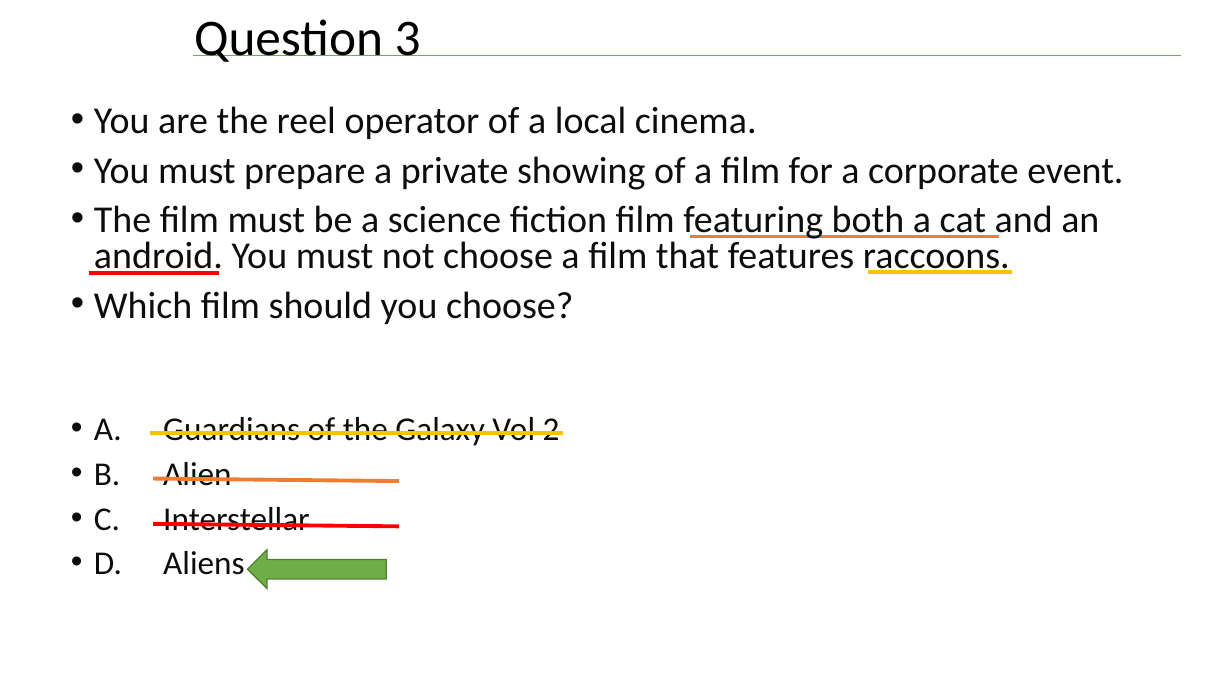
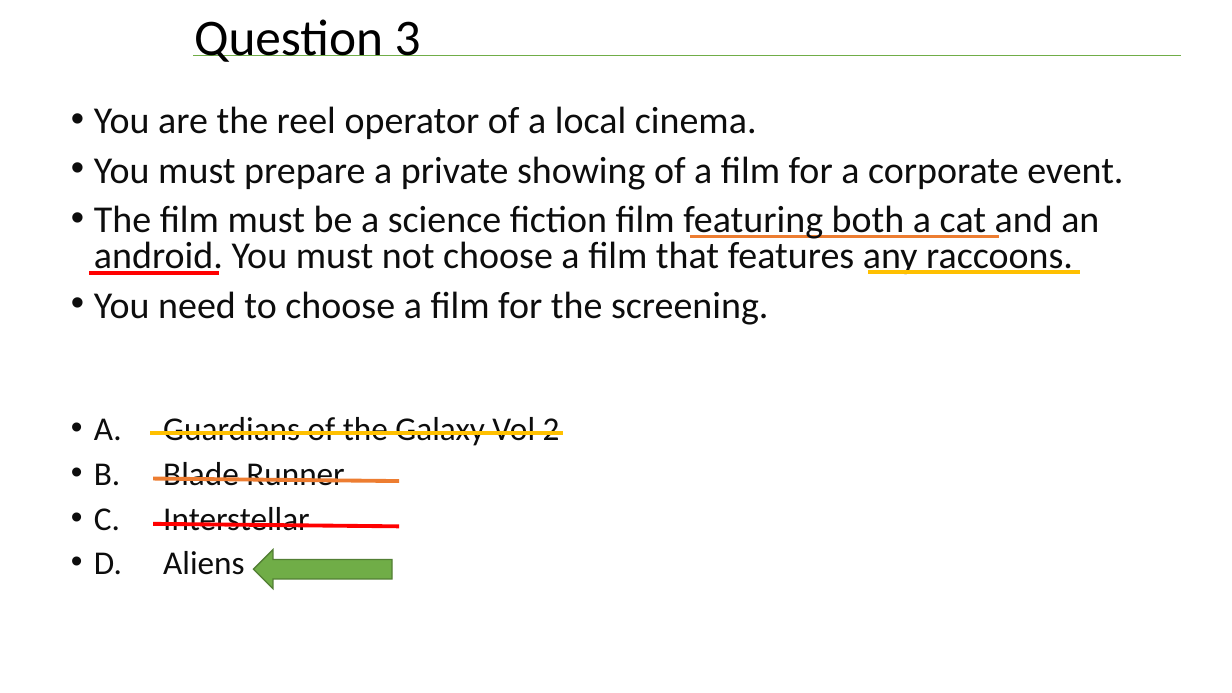
Before and after one commit to williamadba/Public-Presentations, a slide deck: slide 41 of SQLSat Bham 2019/Think Like a Certification Exam.pptx. Drawn at 1232x693 pixels with LibreOffice and Linux fonts; fonts in the diff are those of the drawing. Boxes give left, top, right and bottom in pixels: in the first picture for what was removed or moved away, otherwise in the second. Text is boxed around its words. In the diff, an @@ line names an element or a change of style, - is before the commit and + after.

```diff
--- a/SQLSat Bham 2019/Think Like a Certification Exam.pptx
+++ b/SQLSat Bham 2019/Think Like a Certification Exam.pptx
@@ text at bbox=[94, 205, 1099, 325]: text changed @@
-• The film must be a science fiction film featuring both a cat and an android. You must not choose a film that features raccoons.
-• Which film should you choose?
+• The film must be a science fiction film featuring both a cat and an android. You must not choose a film that features any raccoons.
+• You need to choose a film for the screening.
@@ line moved from (1013, 272) - (869, 272) to (1080, 272) - (869, 272) @@
@@ text at bbox=[163, 462, 344, 486]: text changed @@
-• B. Alien
+• B. Blade Runner
@@ right arrow: place and size @@
-right arrow at bbox=[248, 550, 386, 589]
+right arrow at bbox=[253, 550, 392, 589]
```
Also in this commit, not shown: 13 other slides changed.
